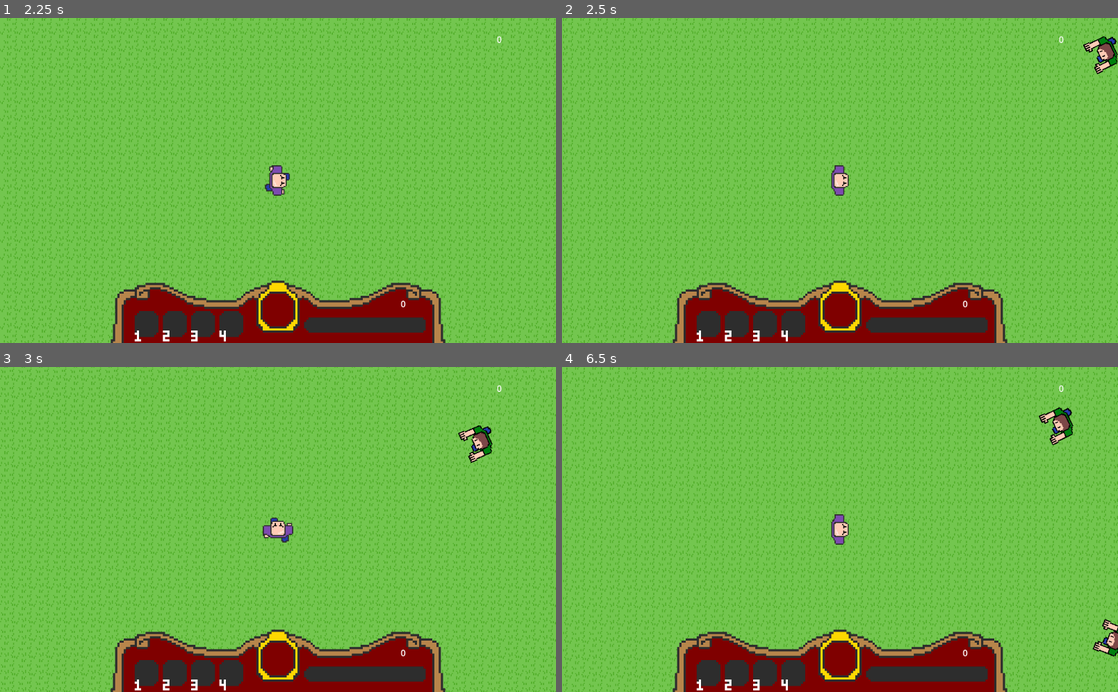
Above: before the commit, frames 1-4 (two rows, left to right).
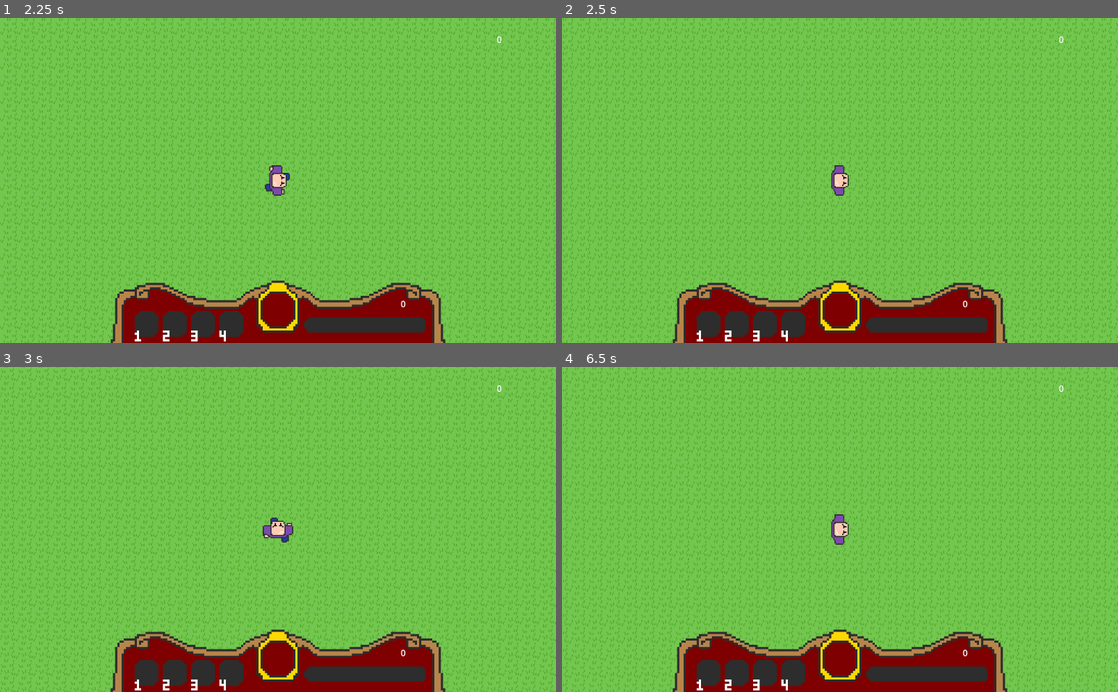
Above: after the commit, the same moments.

Repository: JessicaCC-gd/GGJ2024-2_4_1
Game: Godot game, scene res://level.tscn
Two runs of this game, one before a commit and one after it. Both use one fixed random seed, a clock stepped at 60 frames per second and the inputs below.
Inputs:
- Up to frame 1 (2.25 s): tap Enter at 0.5 s; hold Right (move_right) 0.53-1.28 s; hold Down (move_down) 1.28-2.03 s; hold Right (move_right) from 2.03 s (still down)
- Up to frame 2 (2.5 s): keep holding Right (move_right)
- Up to frame 3 (3 s): release Right (move_right) at 2.78 s; hold Up (move_up) from 2.78 s (still down)
- Up to frame 4 (6.5 s): release Up (move_up) at 3.53 s; hold Left (move_left) 3.53-5.03 s; hold Down (move_down) 5.03-5.78 s; hold Right (move_right) from 5.78 s (still down)

Frame 1 is identical in both runs. In frame 2, 0.4% of the frame differs, in the area x 93-100%, y 5-18%; in frame 3, 0.4%; in frame 4, 0.7%, in the area x 85-100%, y 12-90%.
Error after the commit: Parse Error: Could not preload resource file "res://enemy.tscn". (res://level.gd:7)

Commit message:
add line of sight to enemies

Diff:
--- a/enemy.gd
+++ b/enemy.gd
@@ -1,6 +1,9 @@
 extends CharacterBody2D
 
 @onready var _animated_sprite = $AnimatedSprite2D
+#var _raycast: RayCast2D
+@onready var _raycast = $RayCast2D
+@onready var _target = get_node("../Player")
 
 var direction = Vector2(0, 0)
 var speed = 30.0
@@ -12,8 +15,17 @@
 	damage_timer.wait_time = 1.0
 	add_child(damage_timer)
 
+func _chase():
+	_raycast.set_target_position(_target.global_position - global_position)
+	_raycast.force_raycast_update()
+	if !_raycast.is_colliding():
+		#direction = _raycast.target_position.normalized()
+		print("Enemy can see player")
+
+
 func _physics_process(delta):
-	direction = (get_node("../Player").global_position - self.global_position).normalized()
+	#direction = (get_node("../Player").global_position - self.global_position).normalized()
+	_chase()
 	_animated_sprite.rotation = atan2(direction.y, direction.x) + PI/2
 	velocity = direction * speed
 	move_and_slide()
--- a/enemy.tscn
+++ b/enemy.tscn
@@ -1,6 +1,5 @@
-[gd_scene load_steps=11 format=3 uid="uid://danj4or15odof"]
+[gd_scene load_steps=10 format=3 uid="uid://caw7rqaxhu3h7"]
 
-[ext_resource type="Texture2D" uid="uid://dk0rslfm1nrq5" path="res://assets/sprites/tickler_walk.png" id="1_dblfr"]
 [ext_resource type="Script" path="res://enemy.gd" id="1_r2d8k"]
 
 [sub_resource type="AtlasTexture" id="AtlasTexture_jygyw"]
@@ -79,3 +78,5 @@
 
 [connection signal="body_entered" from="Area2D" to="." method="_on_area_2d_body_entered"]
 [connection signal="body_exited" from="Area2D" to="." method="_on_area_2d_body_exited"]
+[node name="RayCast2D" type="RayCast2D" parent="."]
+target_position = Vector2(-45, 11)
--- a/player.tscn
+++ b/player.tscn
@@ -59,6 +59,7 @@
 radius = 31.0
 
 [node name="Player" type="CharacterBody2D"]
+collision_layer = 4
 script = ExtResource("1_axhjp")
 
 [node name="CollisionShape2D" type="CollisionShape2D" parent="."]
Not shown: 1 places in level.tres that only renumber resources
